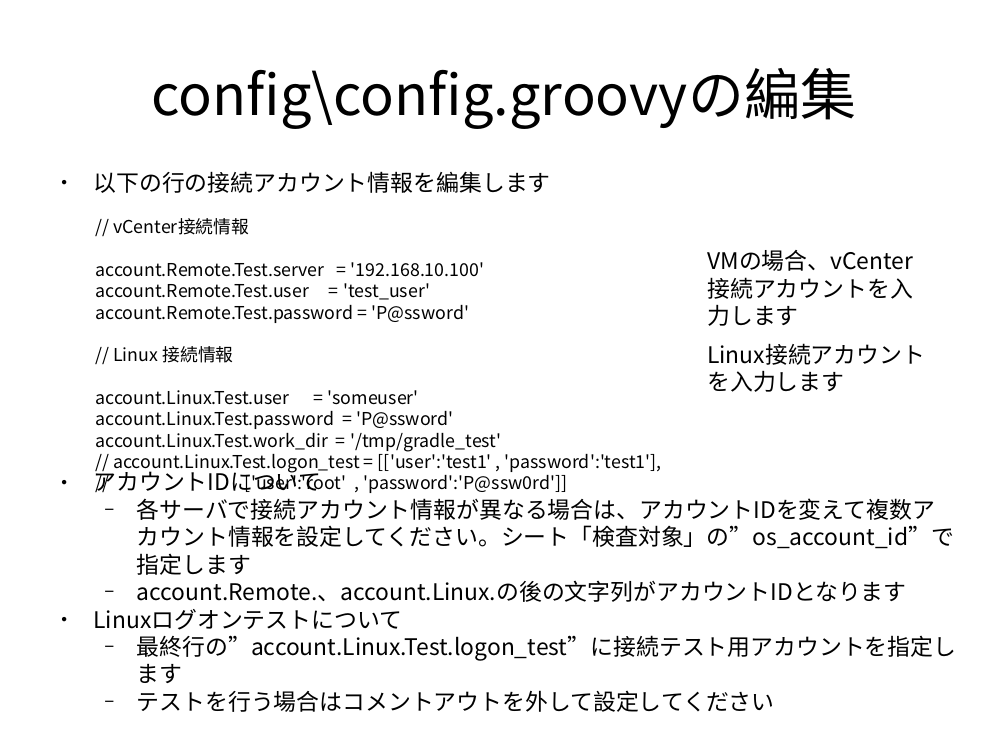
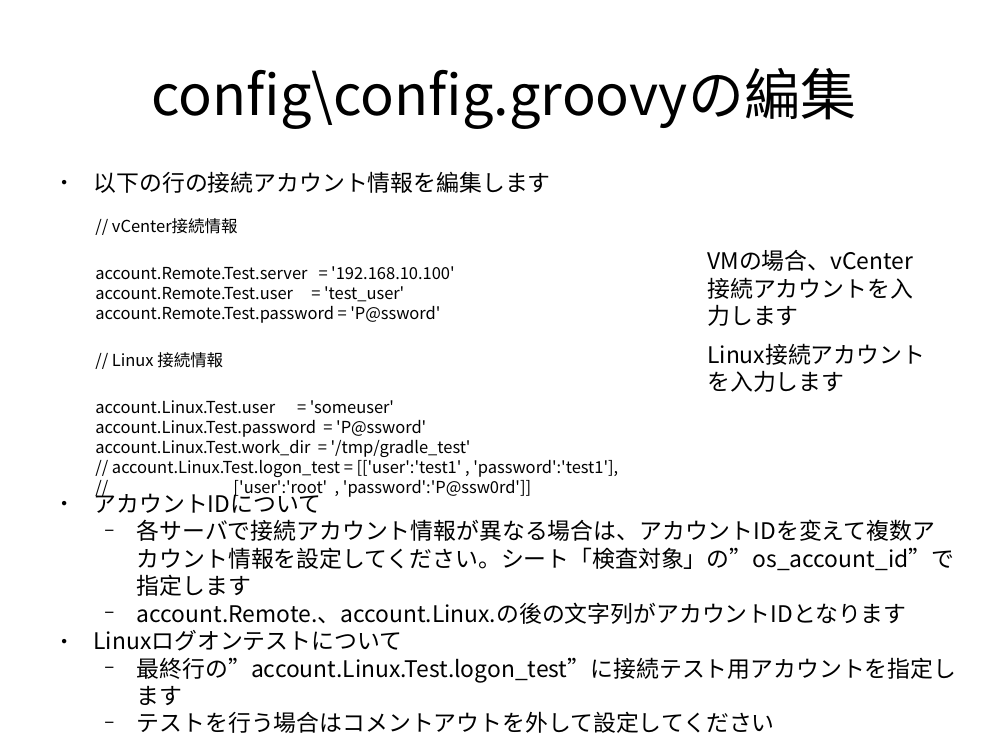
Before and after one commit to frsw3nr/gradle-server-acceptance, a slide deck: slide 24 of docs/jp/tutorial_test_pc.pptx. Drawn at 1008x756 pixels with LibreOffice and Linux fonts; fonts in the diff are those of the drawing. Boxes give left, top, right and bottom in pixels: in the first picture for what was removed or moved away, otherwise in the second. Text is boxed around its words. In the diff, an @@ line names an element or a change of style, - is before the commit and + after.

```diff
--- a/docs/jp/tutorial_test_pc.pptx
+++ b/docs/jp/tutorial_test_pc.pptx
@@ text "// vCenter接続情報" at box(95, 218, 618, 477): size 14 to 13 pt @@
@@ text "アカウントIDについて": place and size @@
-text "アカウントIDについて" at box(94, 467, 957, 712)
+text "アカウントIDについて" at box(94, 489, 957, 733)
```
Also in this commit, not shown: 16 other slides changed, 8 slides added, 10 other files.
